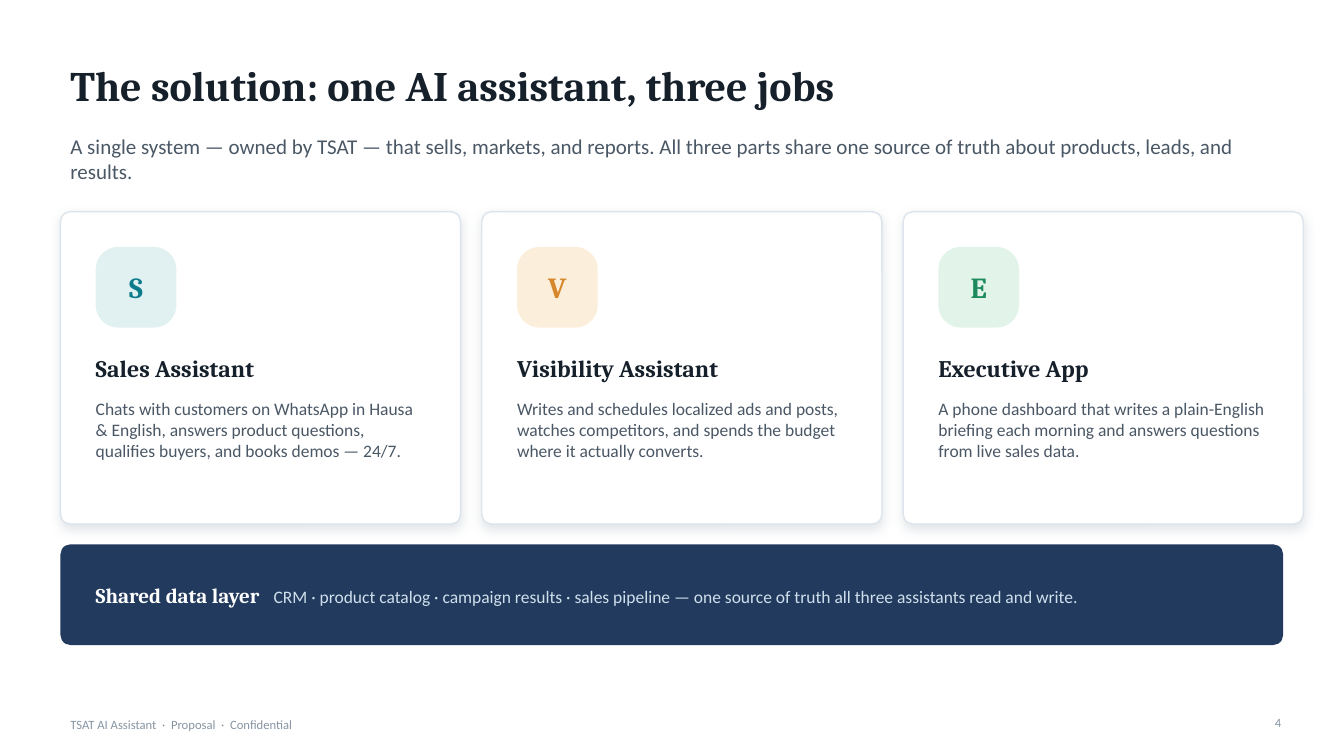
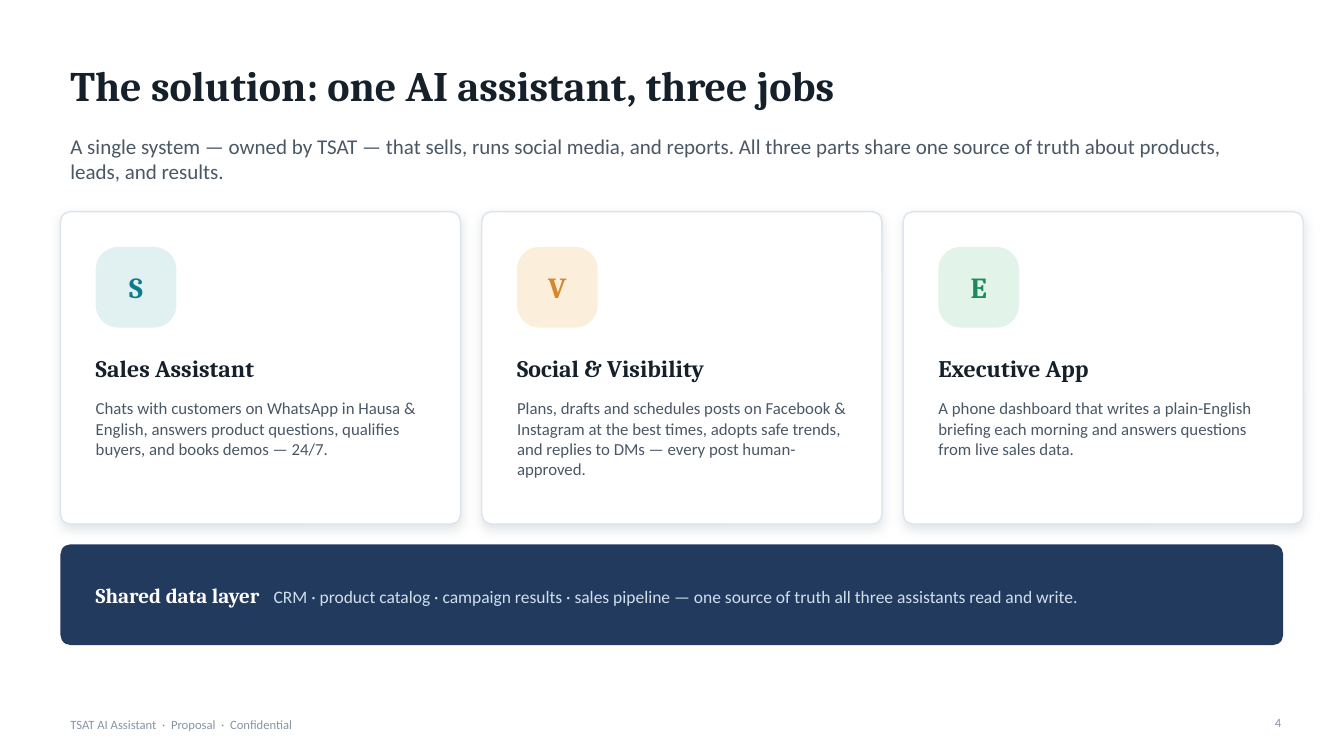
Before and after one commit to Bekaji/Bekaji, a slide deck: slide 4 of tsat-ai-assistant/TSAT_AI_Assistant_Pitch_Deck.pptx. Drawn at 1344x756 pixels with LibreOffice and Linux fonts; fonts in the diff are those of the drawing. Boxes give left, top, right and bottom in pixels: in the first picture for what was removed or moved away, otherwise in the second. Text is boxed around its words. In the diff, an @@ line names an element or a change of style, - is before the commit and + after.

```diff
--- a/tsat-ai-assistant/TSAT_AI_Assistant_Pitch_Deck.pptx
+++ b/tsat-ai-assistant/TSAT_AI_Assistant_Pitch_Deck.pptx
@@ text at (x1=70, y1=139, x2=1220, y2=182): text changed @@
-A single system — owned by TSAT — that sells, markets, and reports. All three parts share one source of truth about products, leads, and results.
+A single system — owned by TSAT — that sells, runs social media, and reports. All three parts share one source of truth about products, leads, and results.
@@ text at (x1=517, y1=360, x2=704, y2=382): text changed @@
-Visibility Assistant
+Social & Visibility
@@ text "Chats with customers on WhatsApp ..." at (x1=96, y1=402, x2=400, y2=458): size 12.5 to 12 pt @@
@@ text at (x1=517, y1=402, x2=841, y2=478): text changed; size 12.5 to 12 pt @@
-Writes and schedules localized ads and posts, watches competitors, and spends the budget where it actually converts.
+Plans, drafts and schedules posts on Facebook & Instagram at the best times, adopts safe trends, and replies to DMs — every post human-approved.
@@ text "A phone dashboard that writes ..." at (x1=938, y1=402, x2=1251, y2=455): size 12.5 to 12 pt @@
```
Also in this commit, not shown: 12 other slides changed, 1 slide added, 2 other files.
